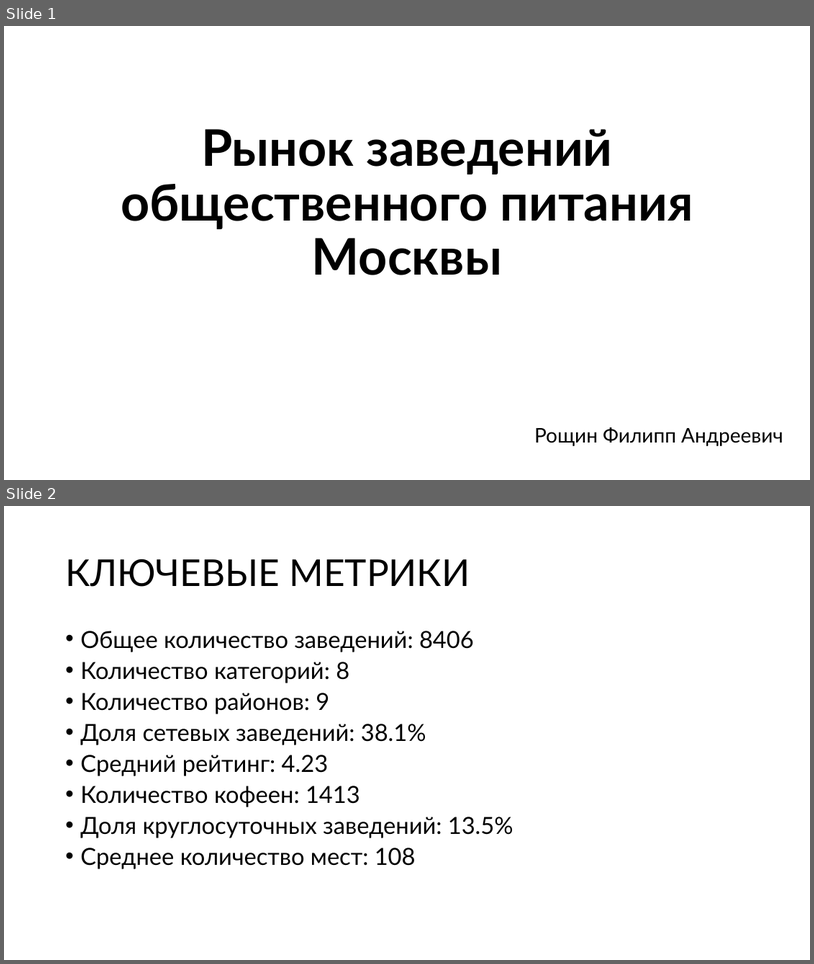
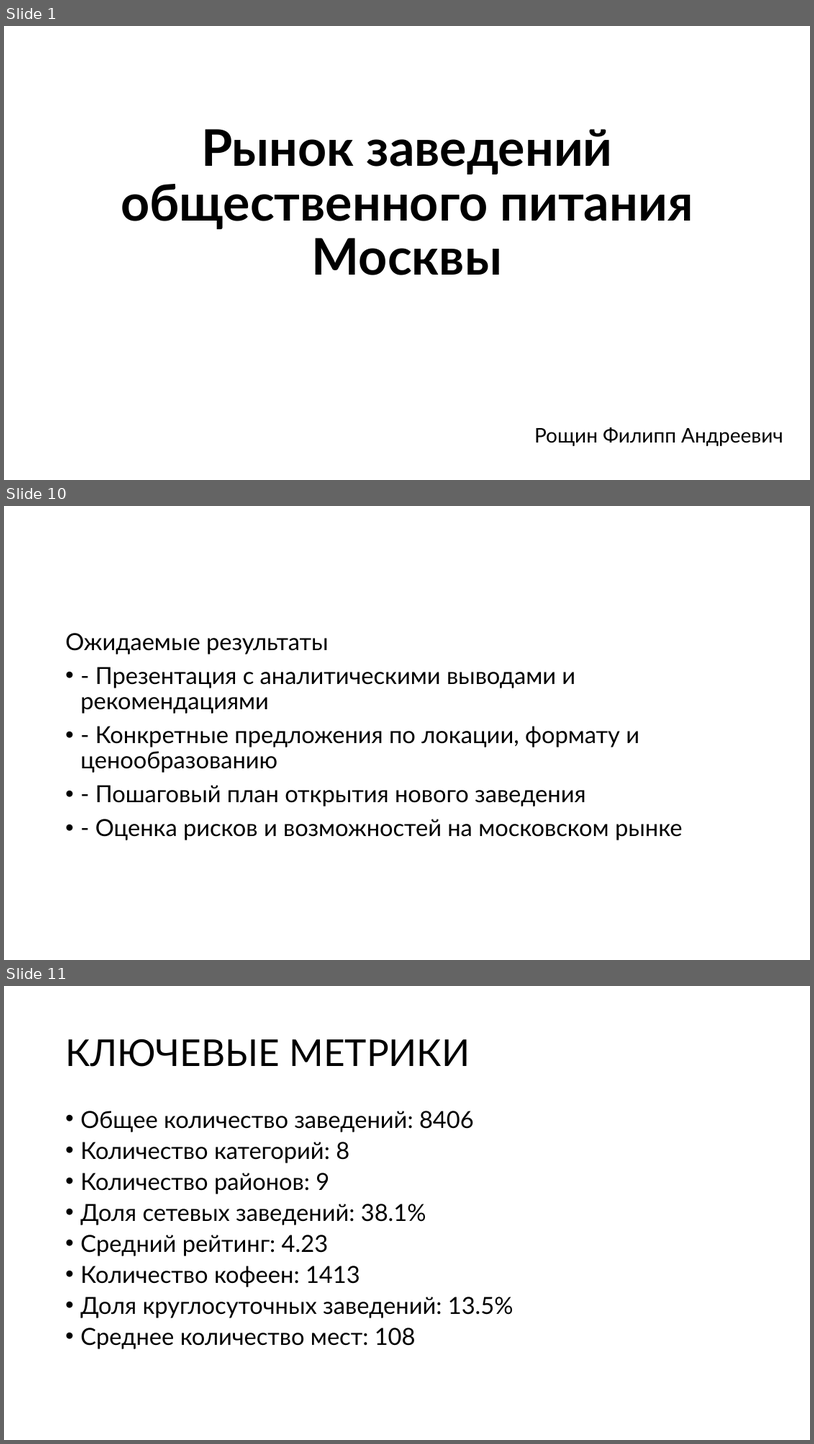
Before and after one commit to PHILIPP111007/masters_degree_Roshchin_M25-555, a slide deck: BI/moscow_places/moscow_places_hw.pptx. Shown one above the other, each under a label of ours: slides 1 and 2 before the commit, slides 1, 10 and 11 after it; the slides between them are not shown. The pictures are 814x964 and 814x1444 pixels, drawn with LibreOffice and Linux fonts; fonts in the diff are those of the drawing. Boxes give left, top, right and bottom in pixels: in the first picture for what was removed or moved away, otherwise in the second. Text is boxed around its words. In the diff, an @@ line names an element or a change of style, - is before the commit and + after.

```diff
--- a/BI/moscow_places/moscow_places_hw.pptx
+++ b/BI/moscow_places/moscow_places_hw.pptx
@@ slide 10 added at box(4, 506, 810, 960), background #FFFFFF @@
@@ text added at box(65, 633, 683, 840), 28 pt, text #000000 @@
+Ожидаемые результаты
+• - Презентация с аналитическими выводами и рекомендациями
+• - Конкретные предложения по локации, формату и ценообразованию
+• - Пошаговый план открытия нового заведения
+• - Оценка рисков и возможностей на московском рынке
@@ what was slide 2 is now slide 11 @@
```
Also in this commit, not shown: 2 slides changed, 14 other slides added, 2 other files.
